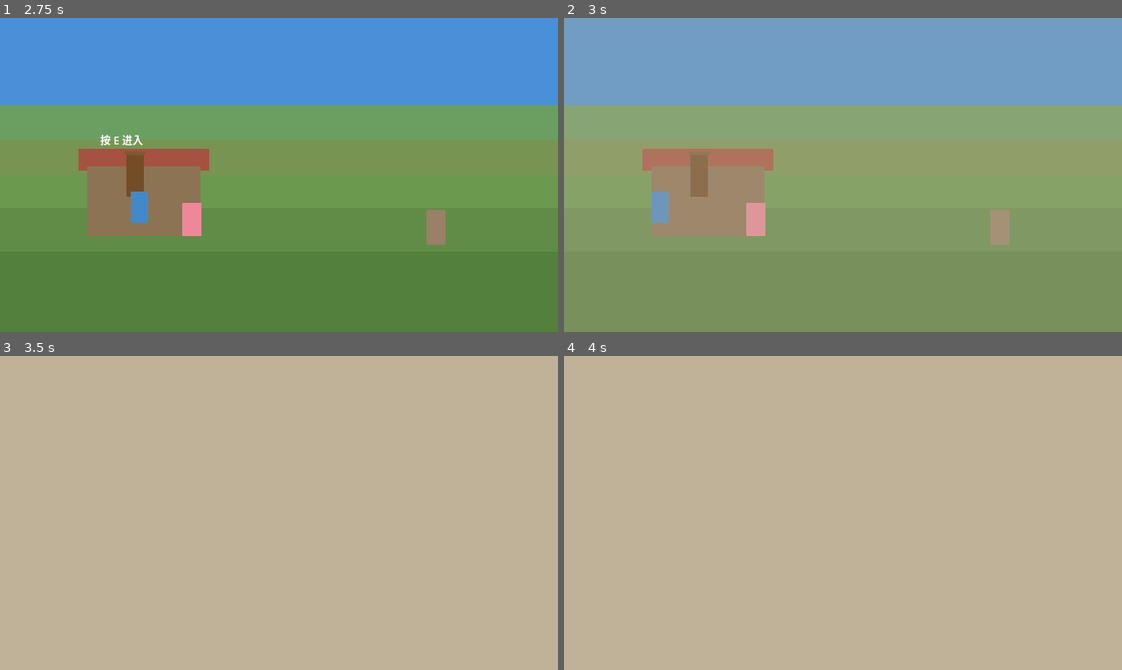
Above: before the commit, frames 1-4 (two rows, left to right).
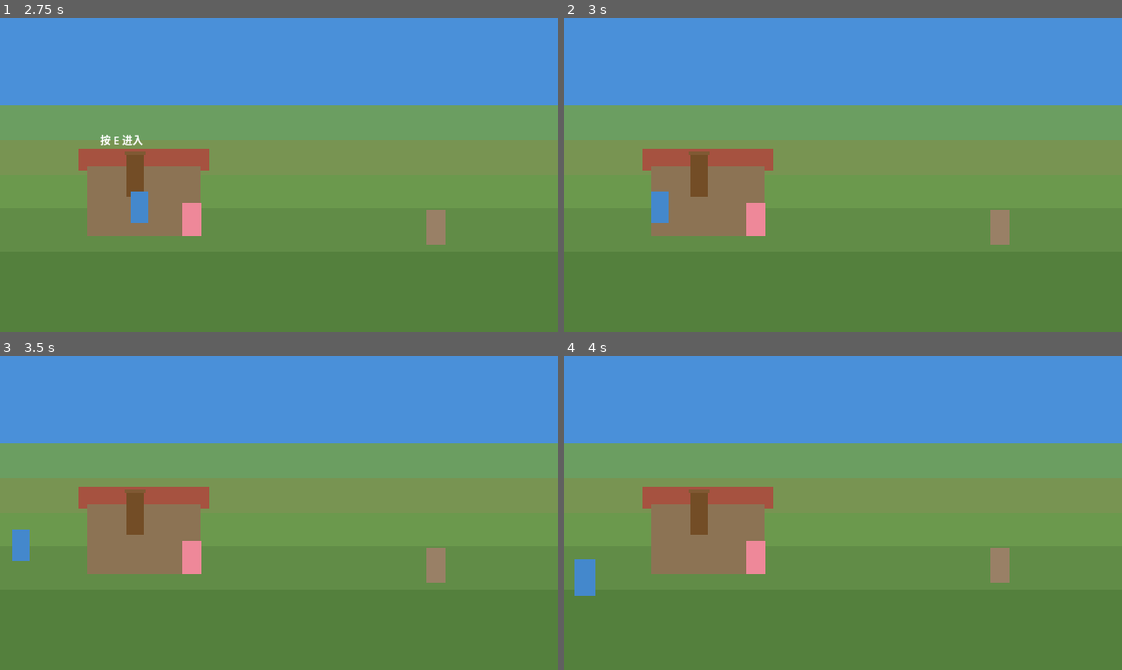
Above: after the commit, the same moments.

Repository: yuanzhoucanxiang/caojie
Game: Godot game, scene res://scenes/main.tscn
The game is run twice, just before and just after one commit, with the same random seed, the same clock (stepped at 60 frames per second) and the same inputs.
Inputs (mouse positions are in pixels of both pictures, inside the frame that each line leads up to):
- Up to frame 1 (2.75 s): tap Enter at 0.5, 2 s; move the mouse to (251, 237) at 0.52 s; hold W (move_up) 0.53-2.03 s; tap E (interact) at 0.6, 1.35, 2.1 s; click (251, 237) at 0.67 s; tap Space at 1.25 s; move the mouse to (446, 222) at 1.27 s; move the mouse to (111, 127) at 2.02 s; hold A (move_left) from 2.03 s (still down)
- Up to frame 2 (3 s): keep holding A (move_left); move the mouse to (870, 175) at 2.77 s; tap E (interact) at 2.85 s; click (870, 175) at 2.92 s
- Up to frame 3 (3.5 s): keep holding A (move_left)
- Up to frame 4 (4 s): move the mouse to (759, 434) at 3.52 s; release A (move_left) at 3.53 s; hold S (move_down) from 3.53 s (still down); tap E (interact) at 3.6 s

Frame 1 is identical in both runs. In frame 2, 87% of the frame differs, in the area x 0-100%, y 0-100%; in frame 3, 100%; in frame 4, 100%.

Commit message:
简化场景切换：先遮黑再加载再淡入，避免load失败

Diff:
--- a/scripts/autoload/scene_manager.gd
+++ b/scripts/autoload/scene_manager.gd
@@ -43,48 +43,40 @@
 		return
 	_is_transitioning = true
 
-	# 淡出
-	print("【场景】淡出...")
-	_overlay.color = Color(transition_color.r, transition_color.g, transition_color.b, 0)
-	var tween_out = create_tween()
-	tween_out.tween_property(_overlay, "color:a", 1.0, 0.4)
-	await tween_out.finished
-	print("【场景】淡出完成，遮罩alpha: ", _overlay.color.a)
+	# 遮罩变黑
+	_overlay.color = transition_color
+	print("【场景】遮罩已变黑，alpha: ", _overlay.color.a)
 
-	# 加载新场景
-	print("【场景】加载新场景...")
-	var new_scene = load(scene_path)
-	if new_scene == null:
-		print("【场景】错误：无法加载场景 ", scene_path)
+	# 直接切换（不用 await，避免时序问题）
+	var packed_scene = load(scene_path) as PackedScene
+	if packed_scene == null:
+		print("【场景】错误：无法加载 ", scene_path)
+		_overlay.color = Color(0, 0, 0, 0)
 		_is_transitioning = false
 		return
 
-	var new_instance = new_scene.instantiate()
-	if new_instance == null:
-		print("【场景】错误：无法实例化场景")
-		_is_transitioning = false
-		return
+	print("【场景】场景加载成功，实例化中...")
+	var new_instance = packed_scene.instantiate()
 
-	# 移除旧场景，添加新场景
-	var old_scene = get_tree().current_scene
-	print("【场景】移除旧场景: ", old_scene.name if old_scene else "null")
-	get_tree().root.remove_child(old_scene)
-	old_scene.queue_free()
+	# 移除旧场景
+	var old = get_tree().current_scene
+	if old:
+		get_tree().root.remove_child(old)
+		old.queue_free()
 
+	# 添加新场景
 	get_tree().root.add_child(new_instance)
 	get_tree().current_scene = new_instance
-	print("【场景】新场景已加载: ", new_instance.name)
+	_current_area = area_id
+	print("【场景】新场景已就位: ", new_instance.name)
 
-	# 应用镜头
-	_current_area = area_id
+	# 等一帧后开始淡入
+	await get_tree().process_frame
 	_apply_camera_config(area_id)
 
-	# 淡入
-	print("【场景】淡入...")
-	var tween_in = create_tween()
-	tween_in.tween_property(_overlay, "color:a", 0.0, 0.4)
-	await tween_in.finished
-	print("【场景】淡入完成")
+	var tween = create_tween()
+	tween.tween_property(_overlay, "color:a", 0.0, 0.4)
+	await tween.finished
 
 	_overlay.color = Color(0, 0, 0, 0)
 	_is_transitioning = false
